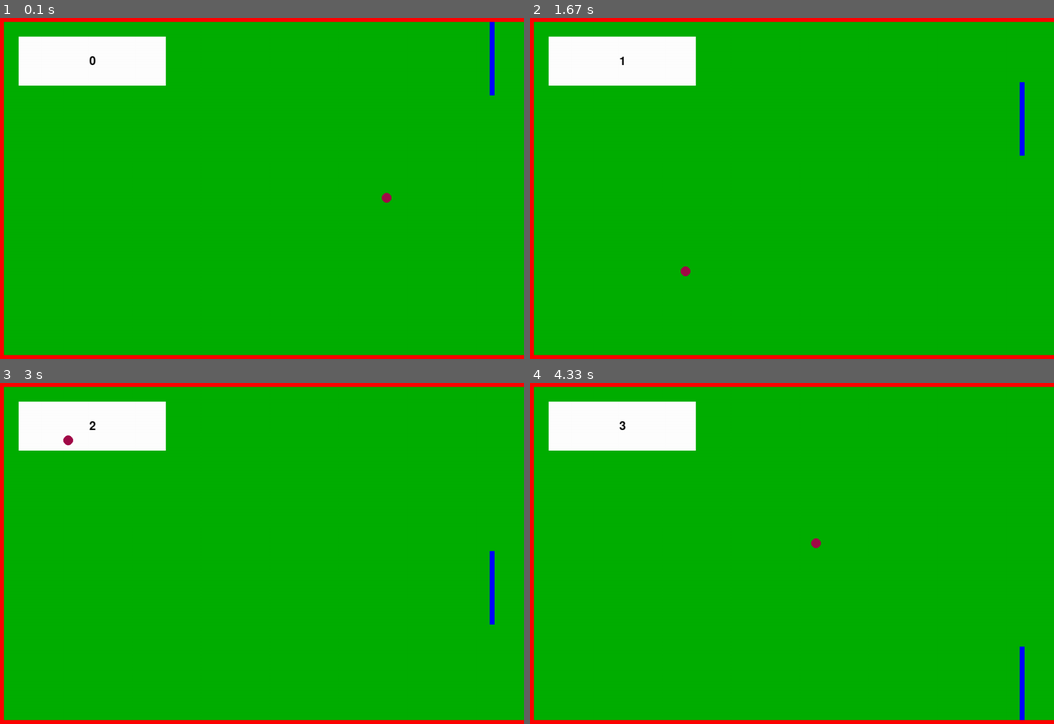
Above: before the commit, frames 1-4 (two rows, left to right).
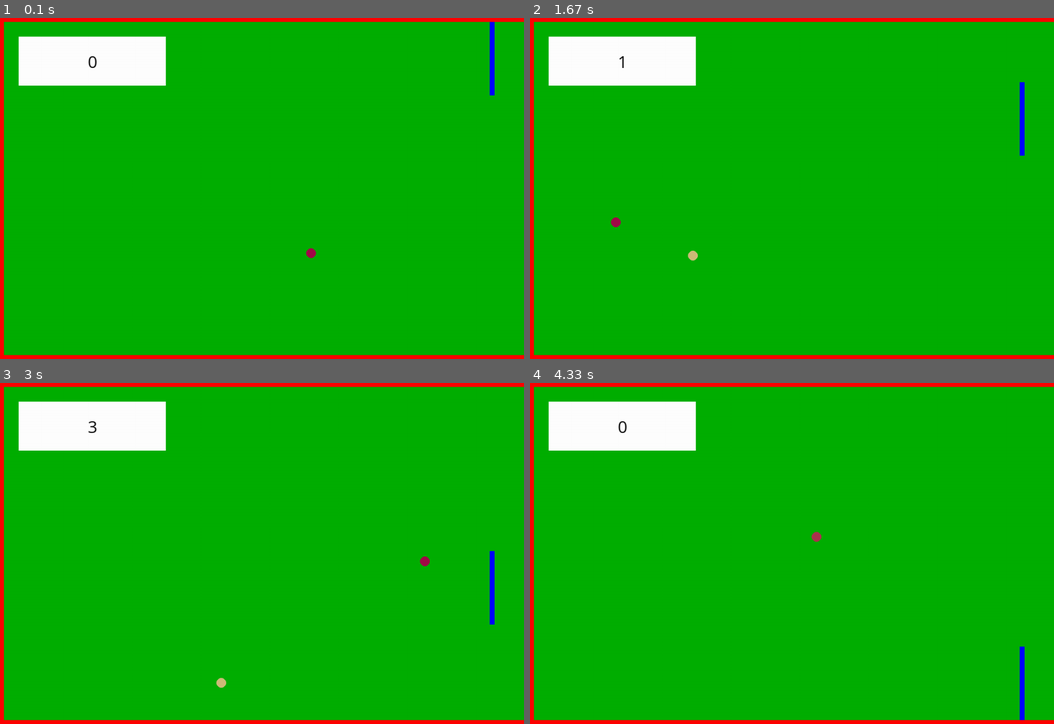
Above: after the commit, the same moments.

Repository: Wombatlord/PygamePong
Game: pygame game, started from pong.py
The game is run twice, just before and just after one commit, with the same random seed, the same clock (stepped at 60 frames per second) and the same inputs.
Inputs (mouse positions are in pixels of both pictures, inside the frame that each line leads up to):
- Up to frame 1 (0.1 s): no input
- Up to frame 2 (1.67 s): tap Space at 0.33 s; click (839, 266) at 0.72 s; click (980, 311) at 1.05 s; click (666, 116) at 1.38 s
- Up to frame 3 (3 s): click (461, 686) at 1.72 s; click (183, 481) at 2.05 s; click (440, 645) at 2.38 s; click (89, 587) at 2.72 s
- Up to frame 4 (4.33 s): click (634, 485) at 3.05 s; click (666, 614) at 3.38 s; click (708, 655) at 3.72 s; click (629, 683) at 4.05 s

The runs differ from the first frame. In frame 1, 0.1% of the frame differs, in the area x 16-75%, y 11-71%; in frame 2, 0.1%; in frame 3, 0.2%, in the area x 12-83%, y 11-90%; in frame 4, 0.1%.

Commit message:
more gamestate work

Diff:
--- a/pong.py
+++ b/pong.py
@@ -27,25 +27,32 @@
 liveBalls = []
 
 # I really tried.
-gameState = GameState(pygame.display.set_mode((WIDTH, HEIGHT)),
-                      ball,
-                      paddle,
-                      liveBalls,
-                      scoreBoard,
-                      WIDTH,
-                      HEIGHT,
-                      BORDER,
-                      borderColour,
-                      backgroundColour
-                      )
+gameState = GameState(
+    pygame.display.set_mode((WIDTH, HEIGHT)),
+    ball,
+    paddle,
+    liveBalls,
+    scoreBoard,
+    WIDTH,
+    HEIGHT,
+    BORDER,
+    borderColour,
+    backgroundColour
+)
 
 # Game Loop Flags
 gameOn = True
+#print(pygame.font.get_fonts())
 
 while gameOn:
     e = pygame.event.poll()
+    keys = pygame.key.get_pressed()
+
     if e.type == pygame.QUIT:
         gameOn = False
+
+    if e.type == pygame.KEYDOWN and keys[pygame.K_SPACE]:
+        gameState.newBall()
 
     gameState.renderBackground()
     gameState.scoreBoard.show(gameState.screen)
@@ -53,34 +60,39 @@
     gameState.paddle.show(gameState.screen)
 
     if gameState.ball not in gameState.liveBalls:
-        gameState.resetGame()
+        gameState.newBall()
 
-    if gameState.ball.x < gameState.width:
-        gameState.ball.show(gameState.screen)
-        # print('live ball')
+    for gameState.ball in gameState.liveBalls:
+        if gameState.ball.x < gameState.width:
+            gameState.ball.show(gameState.screen)
+            # print('live ball')
 
-    if gameState.ball.x > gameState.width:
-        # print('dead ball')
+        if gameState.ball.x > gameState.width:
+            #print('dead ball')
+            gameState.ball.destroy(gameState.liveBalls)
+
+    if len(gameState.liveBalls) == 0:
         gameState.gameOver()
-        time.sleep(2)
+        pygame.event.wait()
+        # time.sleep(2)
 
     gameState.updateGameState()
     pygame.display.flip()
 
-    """
-    if ball in gameState.liveBalls:
-        print('okay')
-        gameState.ball.show(gameState.screen)
-    elif ball not in gameState.liveBalls:
-        gameState.scoreBoard.displayGameOver(gameState.screen)
-        gameState.scoreBoard.reset()
-        gameState.newBall(liveBalls)
-        pygame.display.flip()
-        gameOver = False
-        time.sleep(2)
+pygame.quit()
 
-    ball.update(gameState.paddle, WIDTH, HEIGHT, BORDER, gameState.liveBalls)
-    paddle.update(BORDER, HEIGHT)
-    """
+"""
+if ball in gameState.liveBalls:
+     print('okay')
+     gameState.ball.show(gameState.screen)
+elif ball not in gameState.liveBalls:
+     gameState.scoreBoard.displayGameOver(gameState.screen)
+     gameState.scoreBoard.reset()
+     gameState.newBall(liveBalls)
+     pygame.display.flip()
+     gameOver = False
+     time.sleep(2)
 
-pygame.quit()
+ball.update(gameState.paddle, WIDTH, HEIGHT, BORDER, gameState.liveBalls)
+paddle.update(BORDER, HEIGHT)
+"""
--- a/pongEntities.py
+++ b/pongEntities.py
@@ -4,6 +4,7 @@
 
 scoreValue = 0
 randomRGB = (random.randint(0, 255), random.randint(0, 255), random.randint(0, 255),)
+
 
 def current_time():
     """
@@ -51,7 +52,7 @@
         Positions the string within the score board surface.
         Blits the surface to the main screen.
         """
-        font = pygame.font.Font(None, 36)
+        font = pygame.font.SysFont("comicsansms", 36)
         score = font.render(str(scoreValue), 1, (10, 10, 10))
         textPos = score.get_rect(
             centerx=ScoreBoard.POSITION[0] + ScoreBoard.SIZE[0] * 0.5,
@@ -67,7 +68,7 @@
         Blits the surface to the main screen.
         """
         global scoreValue
-        font = pygame.font.Font(None, 36)
+        font = pygame.font.SysFont('comicsansms', 36)
         text = font.render(ScoreBoard.gameOverMessage, 1, (10, 10, 10))
         textPos = text.get_rect(
             centerx=ScoreBoard.POSITION[0] + ScoreBoard.SIZE[0] * 0.5,
@@ -115,12 +116,21 @@
         outOfBoundsBelow = pygame.mouse.get_pos()[1] > lowerBound
 
         if not outOfBoundsAbove and not outOfBoundsBelow:
+            """
+            Controls the paddle Y position with the mouse.
+            """
             self.y = pygame.mouse.get_pos()[1] - Paddle.HEIGHT * 0.5
 
         elif outOfBoundsAbove:
+            """
+            Prevent the paddle from moving beyond an upper limit.
+            """
             self.y = upperBound - Paddle.HEIGHT * 0.5
 
         elif outOfBoundsBelow:
+            """
+            Prevent the paddle from moving beyond a lower limit.
+            """
             self.y = lowerBound - Paddle.HEIGHT * 0.5
 
         else:
@@ -197,9 +207,14 @@
             self.vx = -abs(self.vx) + random.randint(-25, 25)
             self.vy = -abs(self.vy) + random.randint(-200, 350)
 
-        if newY < border + Ball.RADIUS or newY > height - border - Ball.RADIUS:
+        if newY < border + Ball.RADIUS:
             scoreValue += 1
-            self.vy = -self.vy
+            self.vy = +abs(self.vy)
+            newY = self.y + timeSinceLastUpdate * self.vy
+
+        if newY > height - border - Ball.RADIUS:
+            scoreValue += 1
+            self.vy = -abs(self.vy)
             newY = self.y + timeSinceLastUpdate * self.vy
 
         self.x = newX
@@ -209,8 +224,19 @@
 # I tried.
 class GameState:
 
-    def __init__(self, screen, ball: Ball, paddle: Paddle, liveBalls, scoreBoard: ScoreBoard,
-                 width, height, border, borderColour, backgroundColour):
+    def __init__(
+        self,
+        screen,
+        ball: Ball,
+        paddle: Paddle,
+        liveBalls,
+        scoreBoard: ScoreBoard,
+        width,
+        height,
+        border,
+        borderColour,
+        backgroundColour,
+    ):
         self.screen = screen
         self.ball = ball
         self.paddle = paddle
@@ -223,27 +249,36 @@
         self.backgroundColour = backgroundColour
 
     def updateGameState(self):
-        self.ball.update(self.paddle, self.width, self.height, self.border, self.liveBalls)
+        for self.ball in self.liveBalls:
+            self.ball.update(self.paddle, self.width, self.height, self.border, self.liveBalls)
         self.paddle.update(self.border, self.height)
 
     def newBall(self):
-        initialVelocity = 300
-        ballColour = (random.randint(0, 255), random.randint(0, 255), random.randint(0, 255),)
-        self.ball = Ball(self.width - Ball.RADIUS - 250, self.height * 0.5, - initialVelocity, initialVelocity,
-                         ballColour)
+        initialVelocityY = random.randint(-100, 200)
+        initialVelocityX = random.randint(400, 600)
+        ballColour = (random.randint(0, 255), random.randint(0, 255), random.randint(0, 255))
+
+        self.ball = Ball(
+            self.width - Ball.RADIUS - random.randint(50, 500),
+            random.randint(50, self.height) - self.border,
+            - initialVelocityX,
+            initialVelocityY,
+            ballColour,
+        )
+
         self.liveBalls.append(self.ball)
-
-    def resetGame(self):
-        self.newBall()
+        # print(initialVelocityX, initialVelocityY)
 
     def gameOver(self):
         self.scoreBoard.displayGameOver(self.screen)
         self.scoreBoard.reset()
-        self.destroyBall()
         pygame.display.flip()
 
     def destroyBall(self):
         self.liveBalls.remove(self.ball)
+
+    def changeBallColour(self):
+        self.ball.colour = (random.randint(0, 255), random.randint(0, 255), random.randint(0, 255))
 
     def show(self):
         self.ball.show(self.screen)
@@ -257,7 +292,18 @@
         self.screen.blit(background, (0, 0))
 
     def renderWalls(self):
-        pygame.draw.rect(self.screen, self.borderColour, pygame.Rect((0, 0), (self.width, self.border)))
-        pygame.draw.rect(self.screen, self.borderColour, pygame.Rect((0, 0), (self.border, self.height)))
-        pygame.draw.rect(self.screen, self.borderColour,
-                         pygame.Rect((0, self.height - self.border), (self.width, self.border)))
+        pygame.draw.rect(
+            self.screen,
+            self.borderColour,
+            pygame.Rect((0, 0), (self.width, self.border)),
+        )
+        pygame.draw.rect(
+            self.screen,
+            self.borderColour,
+            pygame.Rect((0, 0), (self.border, self.height)),
+        )
+        pygame.draw.rect(
+            self.screen,
+            self.borderColour,
+            pygame.Rect((0, self.height - self.border), (self.width, self.border)),
+        )
